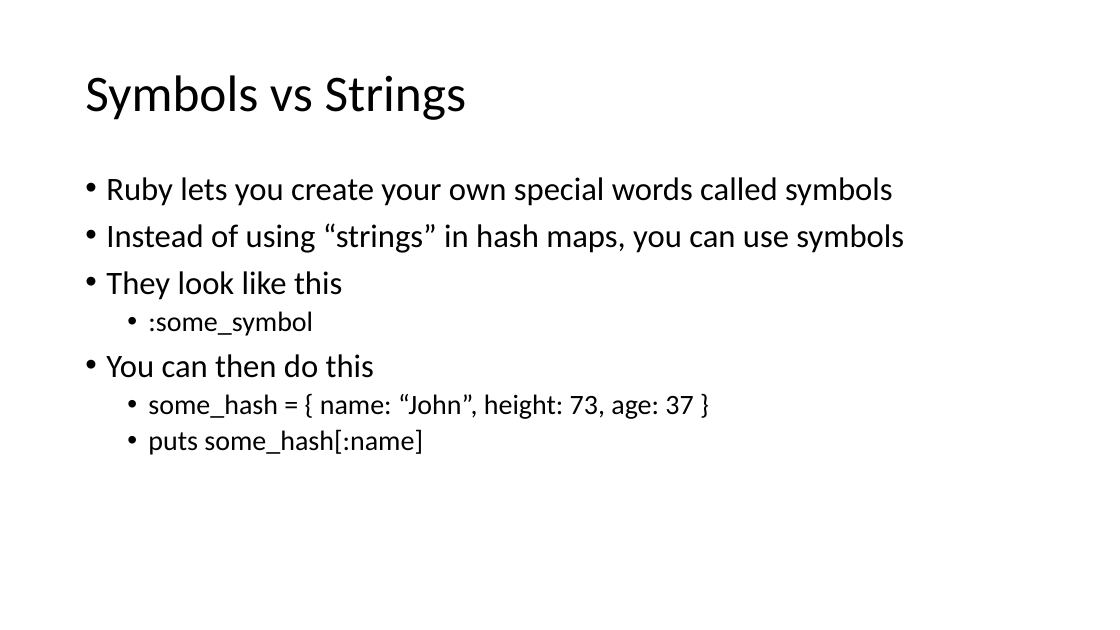
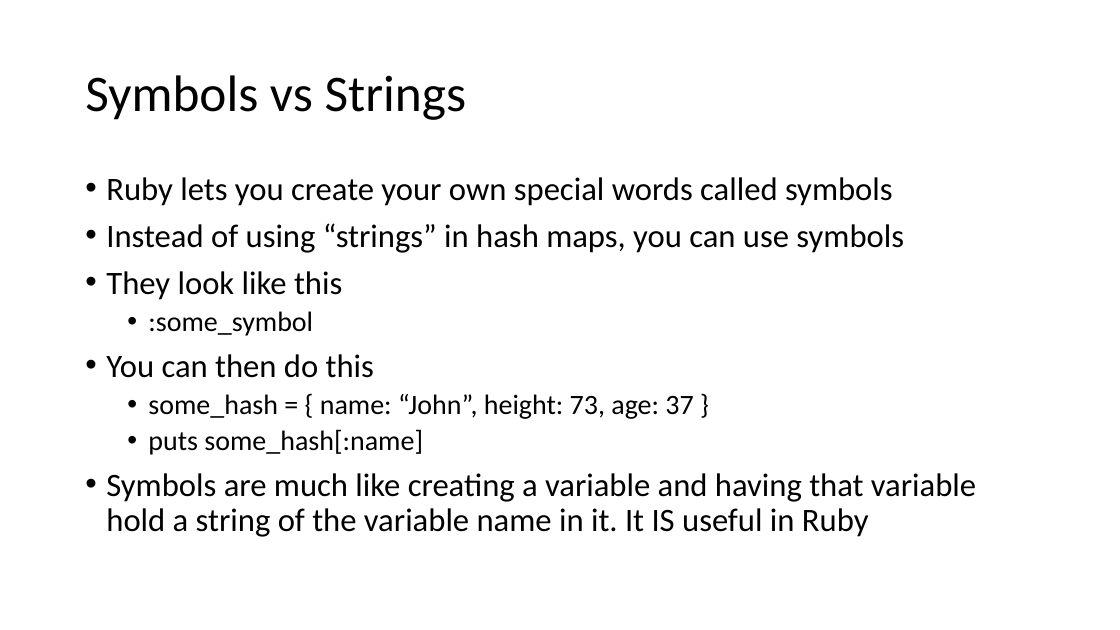
Before and after one commit to uugengiven/academypgh, a slide deck: slide 39 of Code/Slides/Academy PGH 2.1 Ruby.pptx. Drawn at 1120x630 pixels with LibreOffice and Linux fonts; fonts in the diff are those of the drawing. Boxes give left, top, right and bottom in pixels: in the first picture for what was removed or moved away, otherwise in the second. Text is boxed around its words. In the diff, an @@ line names an element or a change of style, - is before the commit and + after.

```diff
--- a/Code/Slides/Academy PGH 2.1 Ruby.pptx
+++ b/Code/Slides/Academy PGH 2.1 Ruby.pptx
@@ text at [106, 473, 976, 537]: paragraph added @@
+• Symbols are much like creating a variable and having that variable hold a string of the variable name in it. It IS useful in Ruby
```
Also in this commit, not shown: 6 other slides changed, 43 other files.
